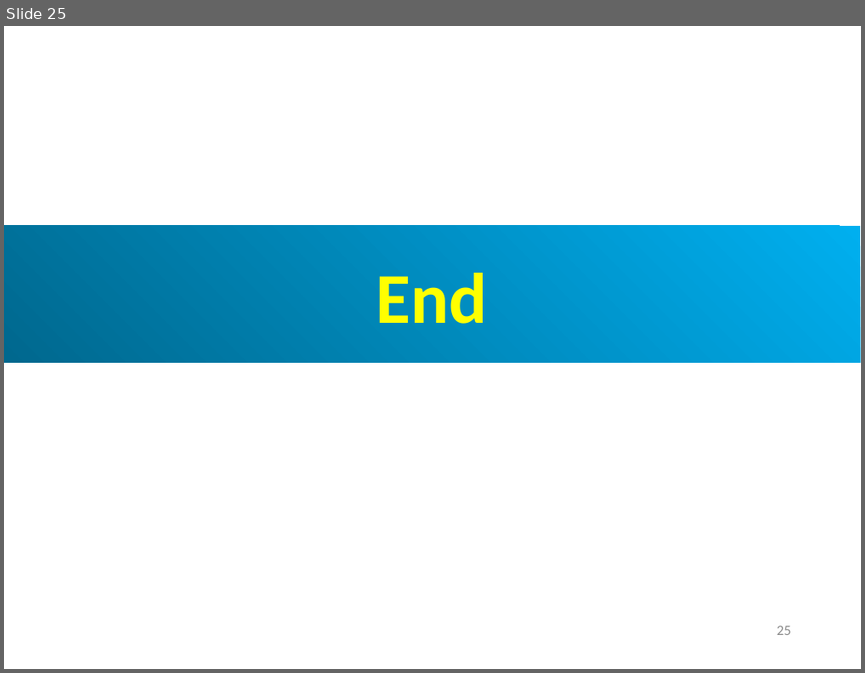
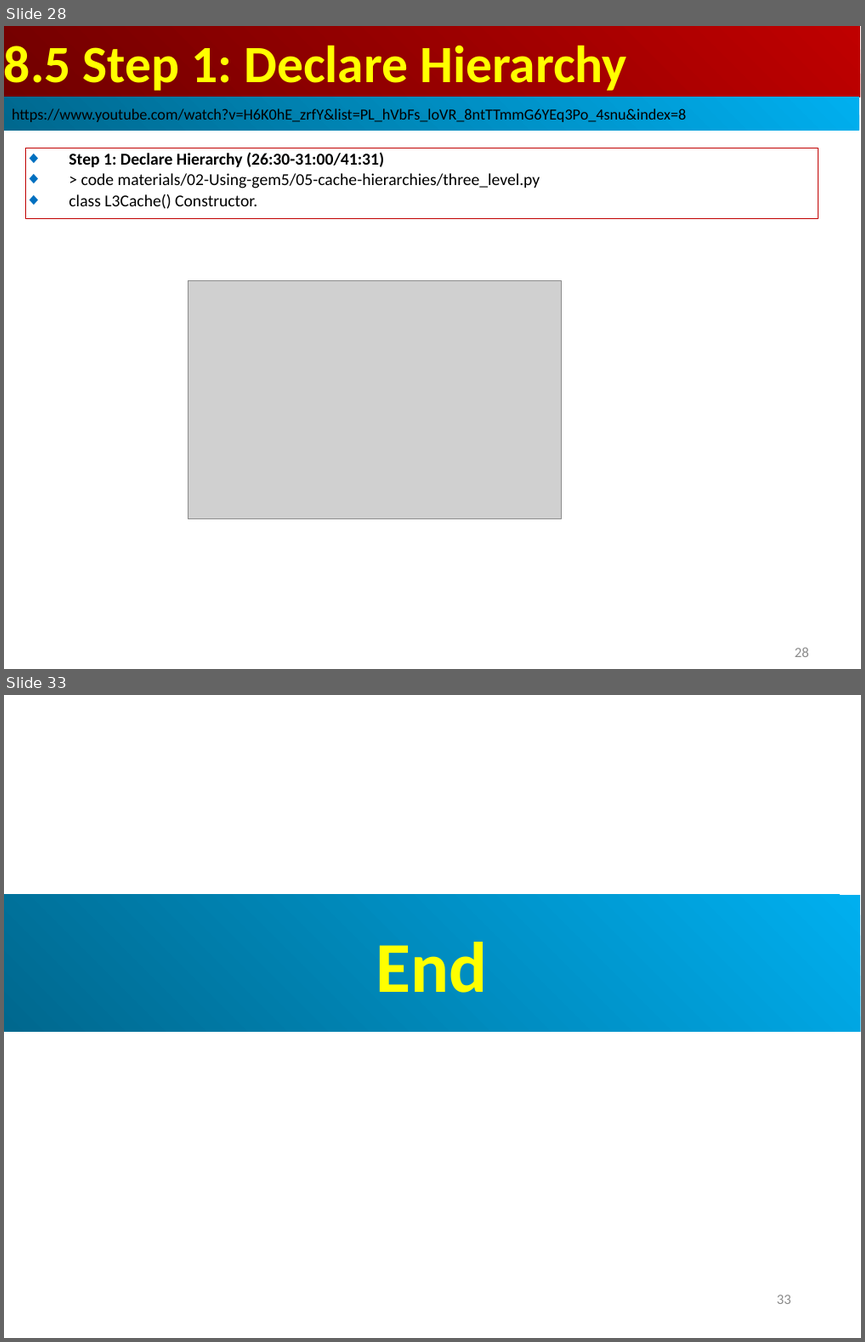
Before and after one commit to peterhchen/AIU_CS850_Gem5_McPAT, a slide deck: 050_Gem5/008.CacheMod/000_Video/008.CacheMod.ppt. Shown one above the other, each under a label of ours: slide 25 before the commit, slides 28 and 33 after it; the slides between them are not shown. The pictures are 865x673 and 865x1342 pixels, drawn with LibreOffice and Linux fonts; fonts in the diff are those of the drawing; grey boxes stand for pictures. Boxes give left, top, right and bottom in pixels: in the first picture for what was removed or moved away, otherwise in the second. Text is boxed around its words. In the diff, an @@ line names an element or a change of style, - is before the commit and + after.

```diff
--- a/050_Gem5/008.CacheMod/000_Video/008.CacheMod.ppt
+++ b/050_Gem5/008.CacheMod/000_Video/008.CacheMod.ppt
@@ slide 28 added at box(4, 26, 861, 669), background #FFFFFF @@
@@ rectangle added at box(4, 26, 860, 97), fill gradient #BF0000 to #710000, 44 pt, text #FFFF00, bold @@
+8.5 Step 1: Declare Hierarchy
@@ rectangle added at box(4, 97, 859, 131), fill gradient #00AFEF to #00688E, 13 pt, text #000000 @@
+https://www.youtube.com/watch?v=H6K0hE_zrfY&list=PL_hVbFs_loVR_8ntTTmmG6YEq3Po_4snu&index=8
@@ rectangle added at box(25, 148, 818, 219), outline #C00000 0.74 pt, 14 pt, text #000000 @@
+◆ Step 1: Declare Hierarchy (26:30-31:00/41:31)
+◆ > code materials/02-Using-gem5/05-cache-hierarchies/three_level.py
+◆ class L3Cache() Constructor.
@@ picture added at box(188, 280, 561, 519) @@
@@ page number added at box(794, 646, 809, 657), 12 pt, text #8B8B8B @@
+28
@@ what was slide 25 is now slide 33 @@
@@ page number at box(777, 1294, 791, 1304): text changed @@
-25
+33
```
Also in this commit, not shown: 1 slide changed, 7 other slides added.
